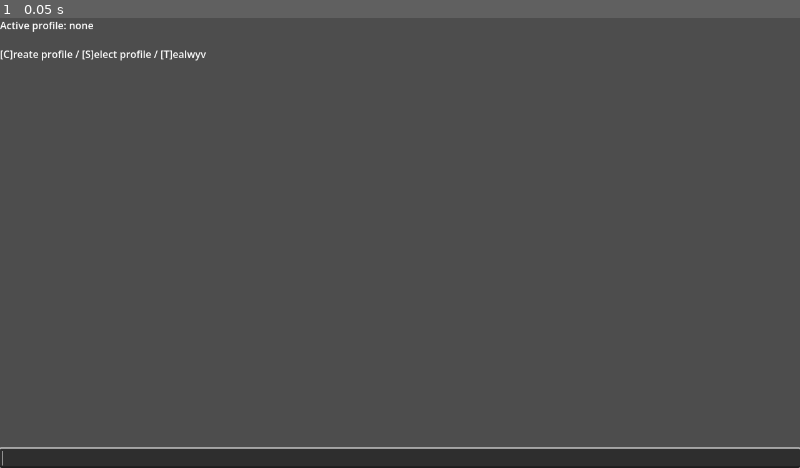
Above: before the commit, frame 1.
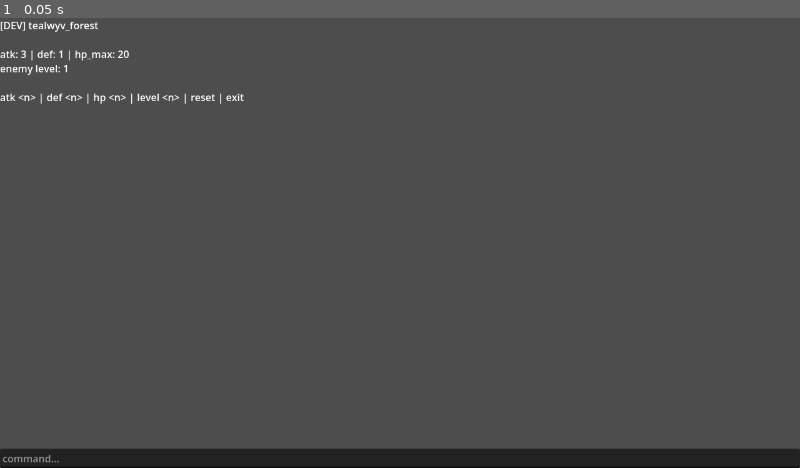
Above: after the commit, the same moment.

Repository: muraglim/proto-arch
Game: Godot game, scene res://core/main.tscn
Two runs of this game, one before a commit and one after it. Both use one fixed random seed, a clock stepped at 60 frames per second and the inputs below.
Inputs:
- Up to frame 1 (0.05 s): no input

The runs differ from the first frame. In frame 1, 1.2% of the frame differs, in the area x 0-100%, y 0-100%.

Commit message:
refactor: organize channels/daemons/ledgers/stores into subfolders
reorganizes /channels, /daemons, /ledgers, and /stores from flat layouts into context-specific subfolders. separates prototype/feature contexts from shared infrastructure.

no runtime or behavioral changes. Godot's uid:// reference tracking successfully updated all paths across the moves without errors or warnings.

motivation:
With ProjectStart/Profile now running alongside Tealwyv, and more prototypes on the roadmap, flat directories mixed unrelated contexts. grouping by feature context now prevents filename-prefix bloat later.

conventions Established:
- top-level base-class folders remain unchanged per README.
- feature Subfolders: grouped by prototype/feature context (tealwyv/, projectstart/, profile/).
- shared infrastructure: identified by the '_' lowercase prefix, these remain at the folder roots. they represent general-purpose wiring, even if currently heavily utilized by one prototype.
- pseudo-base classes (e.g., AutoSaveStore) remain at the root as extensions of base behavior, not feature data.
- /core remains flat to minimize navigation overhead for core facades.

new layout overview:
/channels/
  tealwyv/      - TealwyvForestChannel, TealwyvStartChannel, etc.
  projectstart/ - ProjectStartChannel
  profile/      - ProfileCreationChannel, ProfileSelectionChannel
/daemons/
  tealwyv/      - TealwyvLuckDaemon, TealwyvTextDaemon, TealwyvCombatDaemon
/ledgers/
  (root)        - _nav_dest_Ledger, _channel_dep_Ledger (shared infrastructure)
  tealwyv/      - tealwyv_forest_Ledger
  profile/      - profile_Ledger
/stores/
  (root)        - AutoSaveStore, PersistentStore, _dev_Store, roster_Store
  tealwyv/      - tealwyv_character_Store, tealwyv_player_Store
  profile/      - profile_Store

Diff:
--- a/channels/profile_creation_channel.tscn
+++ b/channels/profile/profile_creation_channel.tscn
@@ -1,6 +1,6 @@
 [gd_scene format=3 uid="uid://dptmj2me8xs7t"]
 
-[ext_resource type="Script" uid="uid://cr7sf04b4utjh" path="res://channels/profile_creation_channel.gd" id="1_4r077"]
+[ext_resource type="Script" uid="uid://cr7sf04b4utjh" path="res://channels/profile/profile_creation_channel.gd" id="1_4r077"]
 
 [node name="ProfileCreationChannel" type="Control" unique_id=953198021]
 layout_mode = 3
--- a/channels/profile_selection_channel.tscn
+++ b/channels/profile/profile_selection_channel.tscn
@@ -1,6 +1,6 @@
 [gd_scene format=3 uid="uid://cpkl8yxrdjnq8"]
 
-[ext_resource type="Script" uid="uid://d0ehm8fspgjwc" path="res://channels/profile_selection_channel.gd" id="1_2yvqd"]
+[ext_resource type="Script" uid="uid://d0ehm8fspgjwc" path="res://channels/profile/profile_selection_channel.gd" id="1_2yvqd"]
 
 [node name="ProfileSelectionChannel" type="Control" unique_id=1887765785]
 layout_mode = 3
--- a/channels/project_start_channel.tscn
+++ b/channels/projectstart/project_start_channel.tscn
@@ -1,6 +1,6 @@
 [gd_scene format=3 uid="uid://dkry5u0nj8atq"]
 
-[ext_resource type="Script" uid="uid://chvp13pnlgp5i" path="res://channels/project_start_channel.gd" id="1_skmvw"]
+[ext_resource type="Script" uid="uid://chvp13pnlgp5i" path="res://channels/projectstart/project_start_channel.gd" id="1_skmvw"]
 
 [node name="ProjectStartChannel" type="Control" unique_id=1244238205]
 layout_mode = 3
--- a/channels/_dev_forest_channel.tscn
+++ b/channels/tealwyv/_dev_forest_channel.tscn
@@ -1,6 +1,6 @@
 [gd_scene format=3 uid="uid://d0m12nbxa0wbh"]
 
-[ext_resource type="Script" uid="uid://xaumxbrl1gce" path="res://channels/_dev_forest_channel.gd" id="1_gc1fv"]
+[ext_resource type="Script" uid="uid://xaumxbrl1gce" path="res://channels/tealwyv/_dev_forest_channel.gd" id="1_gc1fv"]
 
 [node name="_dev_forest_channel" type="Control" unique_id=251528477]
 layout_mode = 3
--- a/channels/tealwyv_character_creation_channel.tscn
+++ b/channels/tealwyv/tealwyv_character_creation_channel.tscn
@@ -1,6 +1,6 @@
 [gd_scene format=3 uid="uid://veegixufvhct"]
 
-[ext_resource type="Script" uid="uid://dh88x0vvw5ojn" path="res://channels/tealwyv_character_creation_channel.gd" id="1_m17hh"]
+[ext_resource type="Script" uid="uid://dh88x0vvw5ojn" path="res://channels/tealwyv/tealwyv_character_creation_channel.gd" id="1_m17hh"]
 
 [node name="TealwyvCharacterCreationChannel" type="Control" unique_id=1402117475]
 layout_mode = 3
--- a/channels/tealwyv_character_selection_channel.tscn
+++ b/channels/tealwyv/tealwyv_character_selection_channel.tscn
@@ -1,6 +1,6 @@
 [gd_scene format=3 uid="uid://46vdeqqhn75t"]
 
-[ext_resource type="Script" uid="uid://dkcqbnkpfcjml" path="res://channels/tealwyv_character_selection_channel.gd" id="1_4884s"]
+[ext_resource type="Script" uid="uid://dkcqbnkpfcjml" path="res://channels/tealwyv/tealwyv_character_selection_channel.gd" id="1_4884s"]
 
 [node name="TealwyvCharacterSelectionChannel" type="Control" unique_id=1271687701]
 layout_mode = 3
--- a/channels/tealwyv_forest_channel.tscn
+++ b/channels/tealwyv/tealwyv_forest_channel.tscn
@@ -1,6 +1,6 @@
 [gd_scene format=3 uid="uid://co124veuxtdt7"]
 
-[ext_resource type="Script" uid="uid://dktdac1x60si" path="res://channels/tealwyv_forest_channel.gd" id="1_4kwjw"]
+[ext_resource type="Script" uid="uid://dktdac1x60si" path="res://channels/tealwyv/tealwyv_forest_channel.gd" id="1_4kwjw"]
 
 [node name="TealwyvForestChannel" type="Control" unique_id=670044487]
 layout_mode = 3
--- a/channels/tealwyv_start_channel.tscn
+++ b/channels/tealwyv/tealwyv_start_channel.tscn
@@ -1,6 +1,6 @@
 [gd_scene format=3 uid="uid://muaa6odsm0ch"]
 
-[ext_resource type="Script" uid="uid://bbgckpv6h87q2" path="res://channels/tealwyv_start_channel.gd" id="1_fa0vt"]
+[ext_resource type="Script" uid="uid://bbgckpv6h87q2" path="res://channels/tealwyv/tealwyv_start_channel.gd" id="1_fa0vt"]
 
 [node name="TealwyvStartChannel" type="Control" unique_id=1988050863]
 layout_mode = 3
--- a/core/firm.tscn
+++ b/core/firm.tscn
@@ -2,9 +2,9 @@
 
 [ext_resource type="Script" uid="uid://gdbdkob8lxf4" path="res://core/firm.gd" id="1_jvs3s"]
 [ext_resource type="Script" uid="uid://dqki0i06ekyd5" path="res://ledgers/_nav_dest_Ledger.gd" id="3_kf056"]
-[ext_resource type="Script" uid="uid://cfwxsg5tc11vt" path="res://ledgers/tealwyv_forest_Ledger.gd" id="4_bfjnt"]
+[ext_resource type="Script" uid="uid://cfwxsg5tc11vt" path="res://ledgers/tealwyv/tealwyv_forest_Ledger.gd" id="4_bfjnt"]
 [ext_resource type="Script" uid="uid://b82fjd2bptfp2" path="res://ledgers/_channel_dep_Ledger.gd" id="5_0mvt0"]
-[ext_resource type="Script" uid="uid://dxmduqcmkv4w4" path="res://ledgers/profile_Ledger.gd" id="5_tv8u2"]
+[ext_resource type="Script" uid="uid://dxmduqcmkv4w4" path="res://ledgers/profile/profile_Ledger.gd" id="5_tv8u2"]
 
 [node name="Firm" type="Node" unique_id=546857787]
 script = ExtResource("1_jvs3s")
--- a/core/keeper.tscn
+++ b/core/keeper.tscn
@@ -4,11 +4,11 @@
 [ext_resource type="Script" uid="uid://ea5607cl0bya" path="res://stores/_json_test_store.gd" id="2_424vn"]
 [ext_resource type="Script" uid="uid://dug807o48h8hq" path="res://stores/roster_store.gd" id="3_etpyo"]
 [ext_resource type="Script" uid="uid://c571jy2vnvv1d" path="res://stores/_nav_check_Store.gd" id="3_mwap5"]
-[ext_resource type="Script" uid="uid://dw7al5n1t7ui3" path="res://stores/tealwyv_player_store.gd" id="6_1qa4x"]
-[ext_resource type="Script" uid="uid://dah77mrkcmp7c" path="res://stores/_dev_Store.gd" id="7_1qa4x"]
-[ext_resource type="Script" uid="uid://cm70cvnxnh10s" path="res://stores/tealwyv_luck_Store.gd" id="7_trhg3"]
-[ext_resource type="Script" uid="uid://4iwjgqs37g7t" path="res://stores/profile_Store.gd" id="8_trhg3"]
-[ext_resource type="Script" uid="uid://dnaj0b86atrx1" path="res://stores/tealwyv_character_Store.gd" id="9_yn3rp"]
+[ext_resource type="Script" uid="uid://dw7al5n1t7ui3" path="res://stores/tealwyv/tealwyv_player_store.gd" id="6_1qa4x"]
+[ext_resource type="Script" uid="uid://dah77mrkcmp7c" path="res://stores/tealwyv/_dev_Store.gd" id="7_1qa4x"]
+[ext_resource type="Script" uid="uid://cm70cvnxnh10s" path="res://stores/tealwyv/tealwyv_luck_Store.gd" id="7_trhg3"]
+[ext_resource type="Script" uid="uid://4iwjgqs37g7t" path="res://stores/profile/profile_Store.gd" id="8_trhg3"]
+[ext_resource type="Script" uid="uid://dnaj0b86atrx1" path="res://stores/tealwyv/tealwyv_character_Store.gd" id="9_yn3rp"]
 
 [node name="Keeper" type="Node" unique_id=1832446812]
 script = ExtResource("1_d8g3g")
--- a/core/main.gd
+++ b/core/main.gd
@@ -13,7 +13,7 @@
 		Channel.SwapAction.EXIT: dismiss_channel,
 		Channel.SwapAction.SWAP: swap_channel
 	}
-	var entry = Firm.get_value("_nav_dest_ledger", "project_start_channel")
+	var entry = Firm.get_value("_nav_dest_ledger", "dev_forest_channel")
 	if Guard.is_invalid_uid(entry, "[Main] _ready()"): return
 	var boot_scene = entry["uid"]
 	if Guard.is_unresolved(boot_scene, "[Main] _ready()"): return
Renamed: channels/profile_creation_channel.gd -> channels/profile/profile_creation_channel.gd
Renamed: channels/profile_creation_channel.gd.uid -> channels/profile/profile_creation_channel.gd.uid
Renamed: channels/profile_selection_channel.gd -> channels/profile/profile_selection_channel.gd
Renamed: channels/profile_selection_channel.gd.uid -> channels/profile/profile_selection_channel.gd.uid
Renamed: channels/project_start_channel.gd -> channels/projectstart/project_start_channel.gd
Renamed: channels/project_start_channel.gd.uid -> channels/projectstart/project_start_channel.gd.uid
Renamed: channels/_dev_forest_channel.gd -> channels/tealwyv/_dev_forest_channel.gd
Renamed: channels/_dev_forest_channel.gd.uid -> channels/tealwyv/_dev_forest_channel.gd.uid
Renamed: channels/tealwyv_character_creation_channel.gd -> channels/tealwyv/tealwyv_character_creation_channel.gd
Renamed: channels/tealwyv_character_creation_channel.gd.uid -> channels/tealwyv/tealwyv_character_creation_channel.gd.uid
Renamed: channels/tealwyv_character_selection_channel.gd -> channels/tealwyv/tealwyv_character_selection_channel.gd
Renamed: channels/tealwyv_character_selection_channel.gd.uid -> channels/tealwyv/tealwyv_character_selection_channel.gd.uid
(and 24 more such lines)
